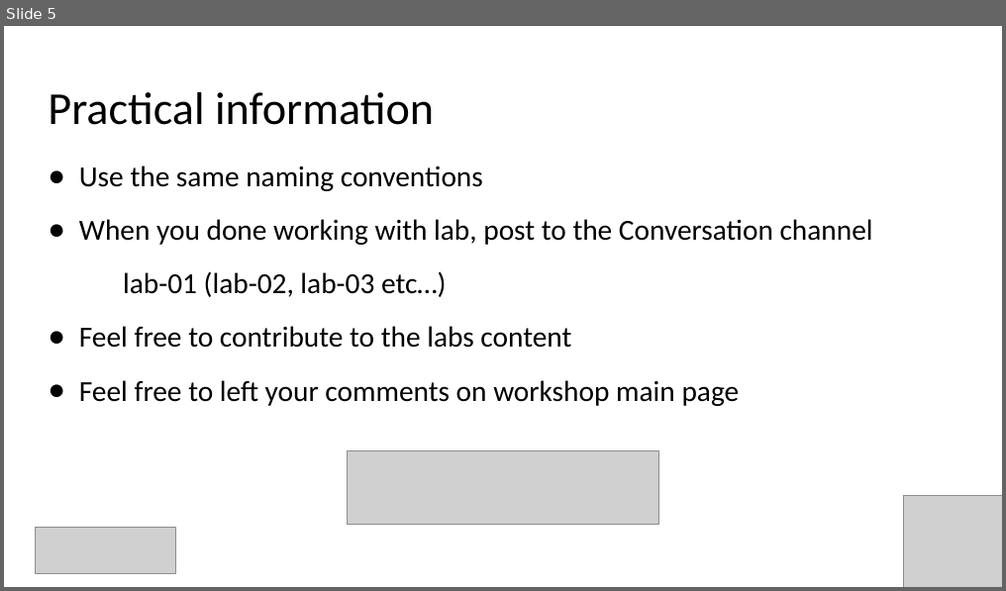
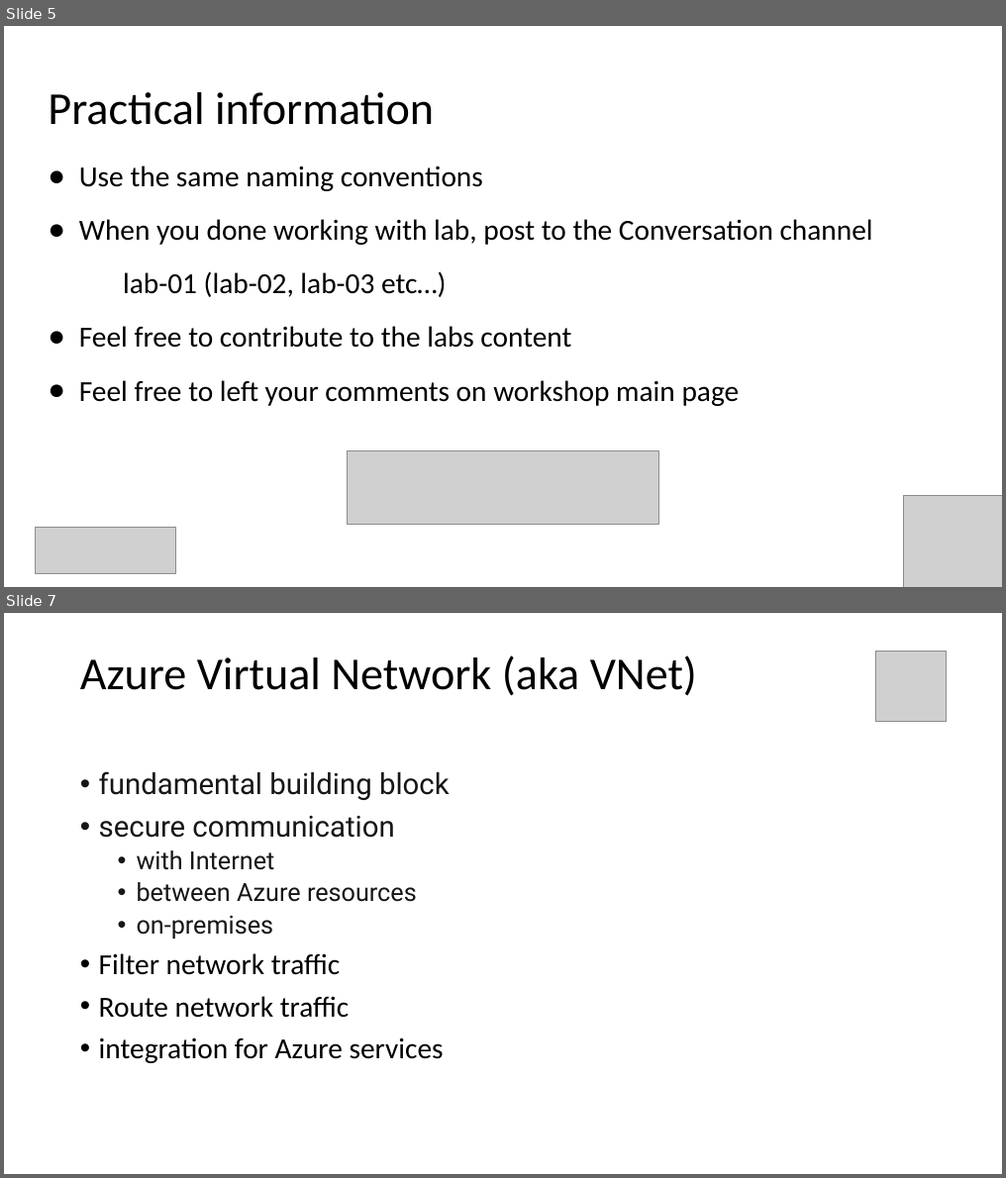
Before and after one commit to Infrastructure-AsCode/azure-private-links-labs, a slide deck: slides/private-links.pptx. Shown one above the other, each under a label of ours: slide 5 before the commit, slides 5 and 7 after it; the slides between them are not shown. The pictures are 1006x591 and 1006x1178 pixels, drawn with LibreOffice and Linux fonts; fonts in the diff are those of the drawing; grey boxes stand for pictures. Boxes give left, top, right and bottom in pixels: in the first picture for what was removed or moved away, otherwise in the second. Text is boxed around its words. In the diff, an @@ line names an element or a change of style, - is before the commit and + after.

```diff
--- a/slides/private-links.pptx
+++ b/slides/private-links.pptx
@@ slide 7 added at box(4, 613, 1002, 1174), background #FFFFFF @@
@@ title added at box(80, 656, 697, 696), 44 pt, text #000000 @@
+Azure Virtual Network (aka VNet)
@@ picture added at box(875, 651, 946, 722) @@
@@ text added at box(99, 771, 450, 1063), 28 pt, text #161616 @@
+• fundamental building block
+• secure communication
+  • with Internet
+  • between Azure resources
+  • on-premises
+• Filter network traffic
+• Route network traffic
+• integration for Azure services
```
Also in this commit, not shown: 16 other slides added, 2 other files.
